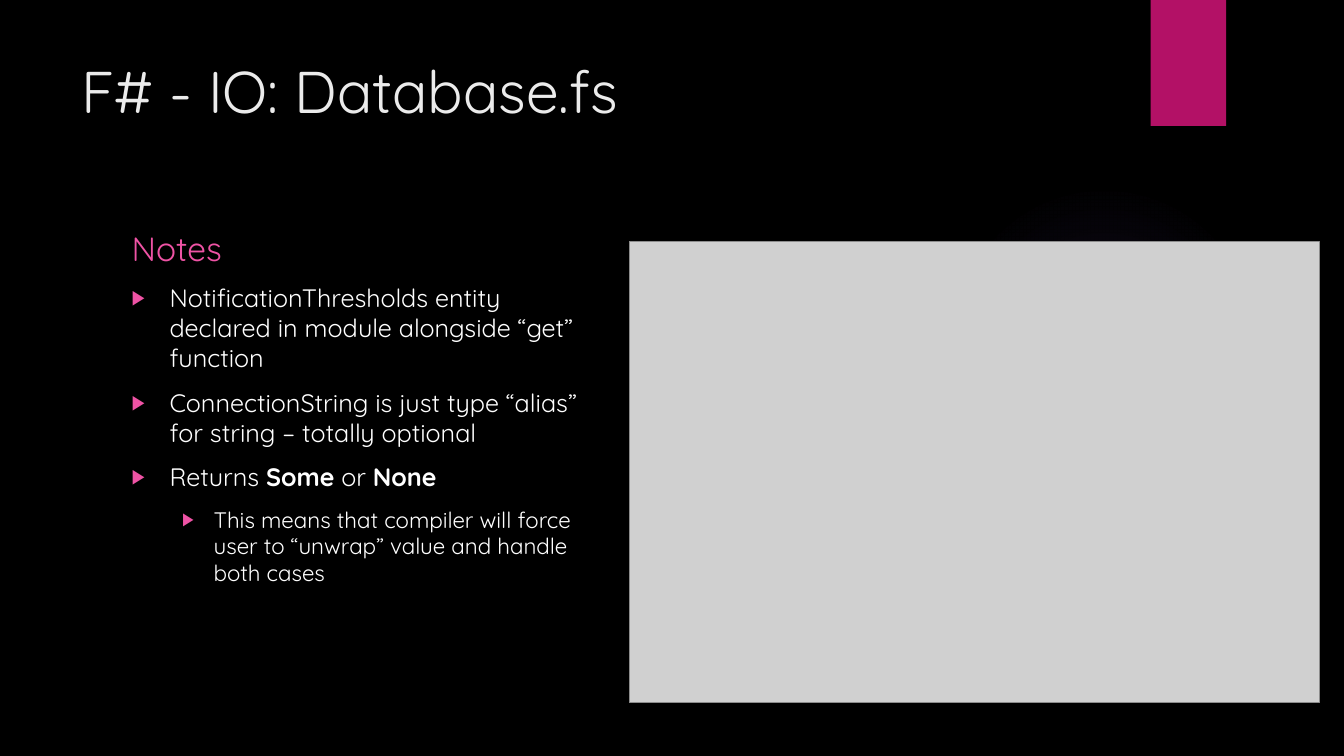
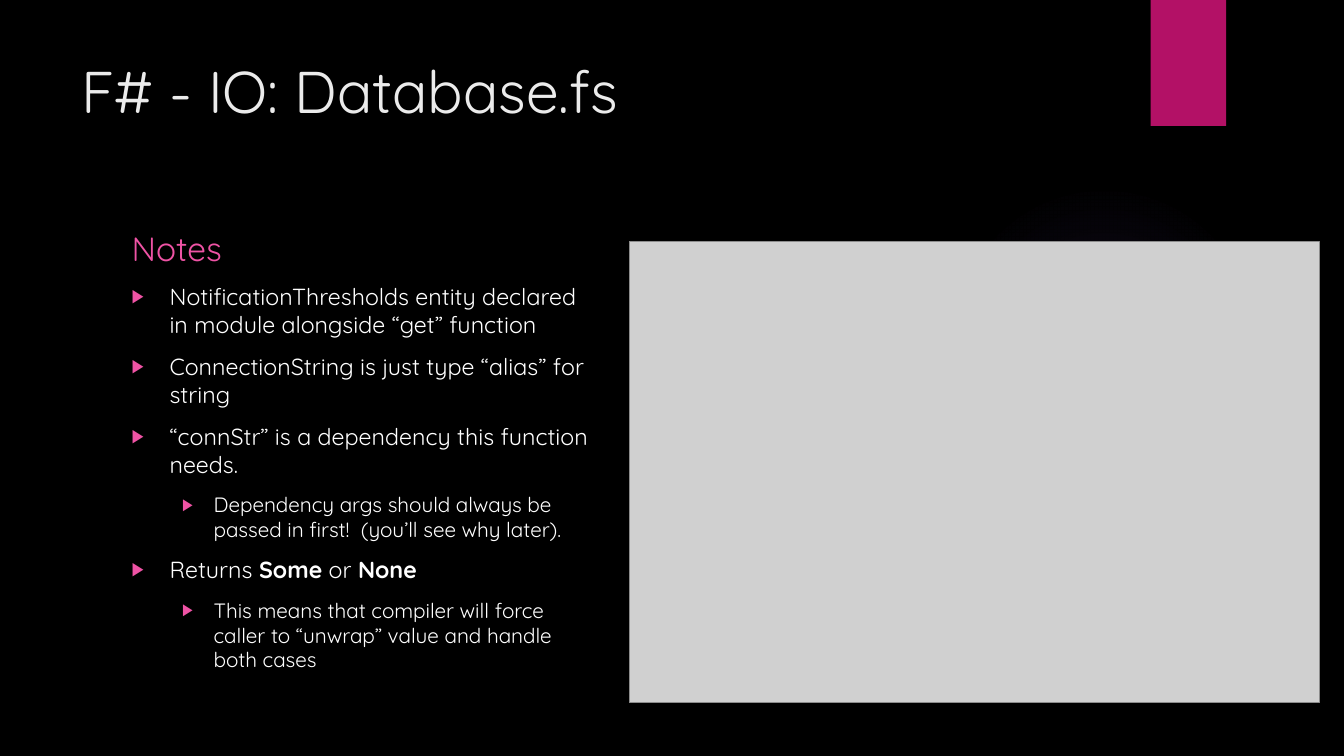
Before and after one commit to JordanMarr/TradeMinderFSharp, a slide deck: slide 18 of TradeMinder F# - C#.pptx. Drawn at 1344x756 pixels with LibreOffice and Linux fonts; fonts in the diff are those of the drawing; grey boxes stand for pictures; background and template pictures are left out. Boxes give left, top, right and bottom in pixels: in the first picture for what was removed or moved away, otherwise in the second. Text is boxed around its words. In the diff, an @@ line names an element or a change of style, - is before the commit and + after.

Commit message:
Edits to pptx

```diff
--- a/TradeMinder F# - C#.pptx
+++ b/TradeMinder F# - C#.pptx
@@ text at (170, 288, 576, 579): size 18 to 16.6 pt in "NotificationThresholds entity declared in module alongside “ ...", "Returns Some or None" @@
@@ text at (170, 358, 588, 541): text changed; size 18 to 16.6 pt @@
-▶ ConnectionString is just type “alias” for string – totally optional
+▶ ConnectionString is just type “alias” for string
+▶ “connStr” is a dependency this function needs.
+  ▶ Dependency args should always be passed in first! (you’ll see why later).
@@ text at (214, 602, 552, 668): text changed; size 16 to 14.8 pt @@
-  ▶ This means that compiler will force user to “unwrap” value and handle both cases
+  ▶ This means that compiler will force caller to “unwrap” value and handle both cases
```
Also in this commit, not shown: 15 other slides changed, 1 slide added, 1 slide removed.
